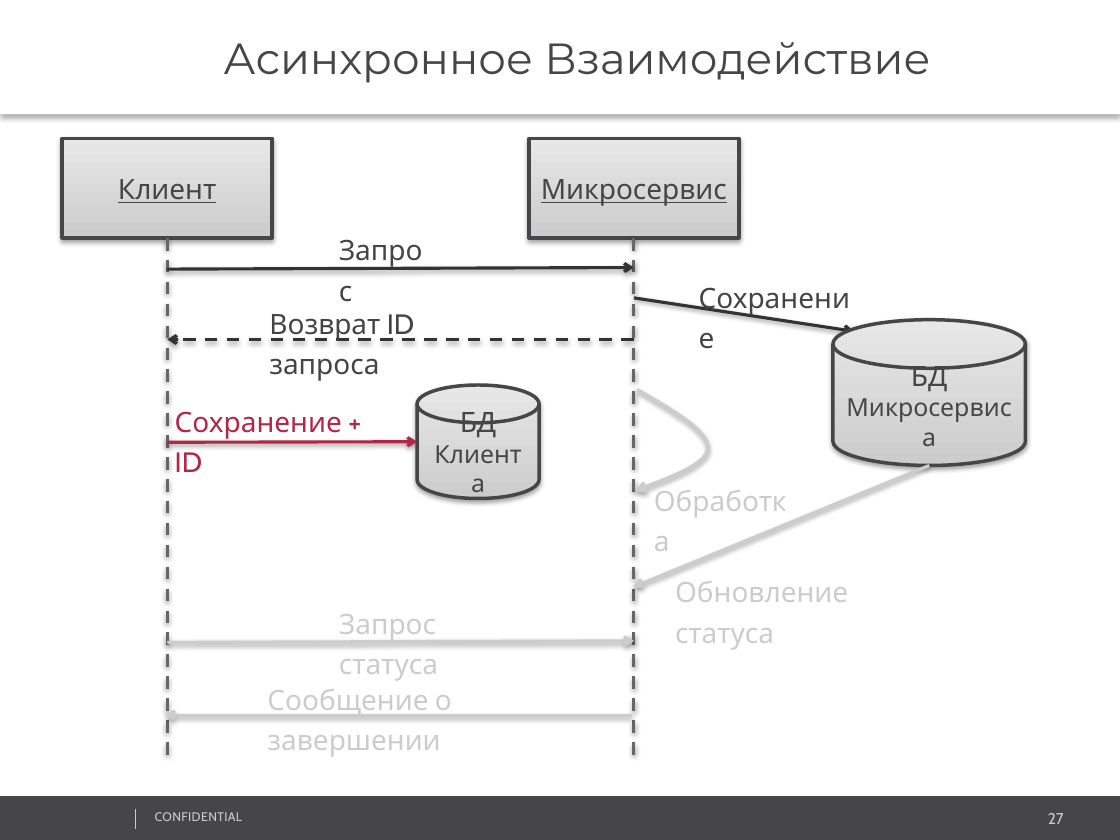
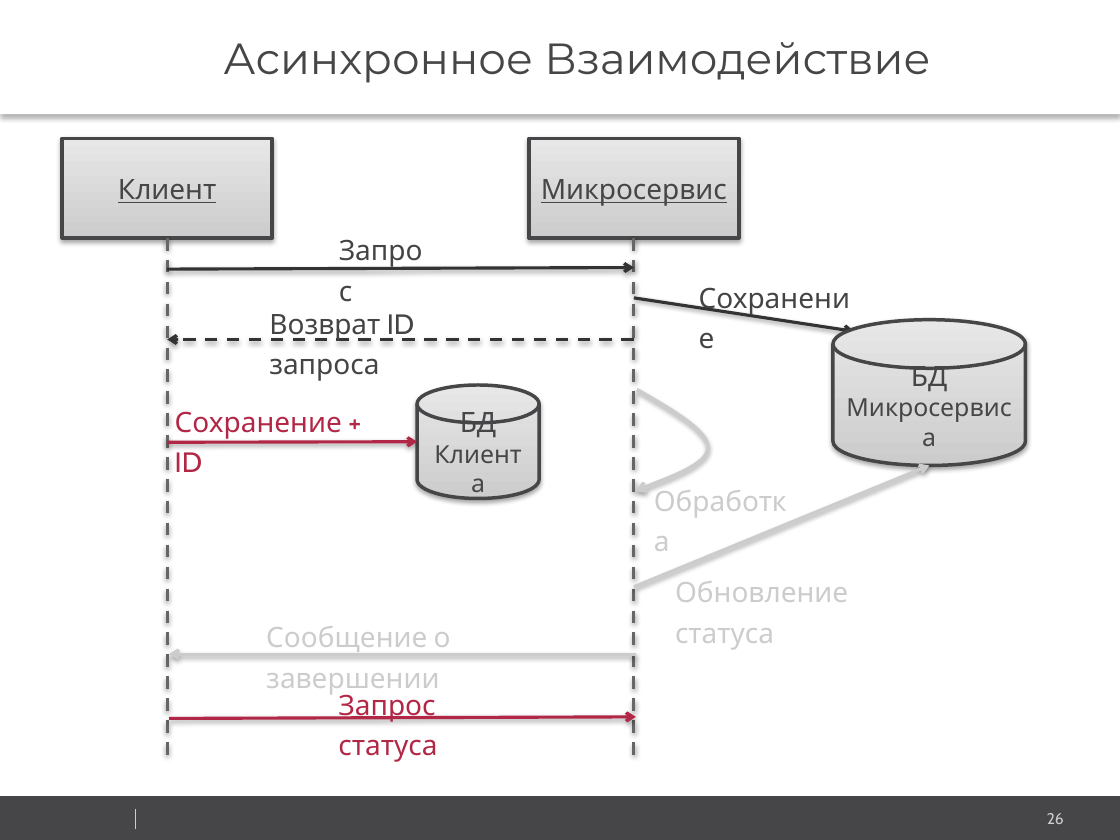
Before and after one commit to vitali-kviatkouski/personal, a slide deck: slide 26 of Microservices_Template.pptx (slide 27 before the commit). Drawn at 1120x840 pixels with LibreOffice and Linux fonts; fonts in the diff are those of the drawing; background and template pictures are left out. Boxes give left, top, right and bottom in pixels: in the first picture for what was removed or moved away, otherwise in the second. Text is boxed around its words. In the diff, an @@ line names an element or a change of style, - is before the commit and + after.

```diff
--- a/Microservices_Template.pptx
+++ b/Microservices_Template.pptx
@@ arrow (634, 587) - (930, 466): arrowheads changed @@
@@ text "Сообщение о завершении": place and size @@
-text "Сообщение о завершении" at bbox=[267, 689, 452, 756]
+text "Сообщение о завершении" at bbox=[266, 626, 451, 695]
@@ arrow moved from (167, 643) - (634, 641) to (636, 654) - (169, 654) @@
@@ text "Запрос статуса": place and size @@
-text "Запрос статуса" at bbox=[339, 614, 438, 680]
+text "Запрос статуса" at bbox=[338, 694, 437, 762]
@@ text "Запрос статуса" at bbox=[338, 694, 437, 762]: text colour #CCCCCC to #B22746 @@
@@ arrow moved from (632, 716) - (166, 716) to (169, 718) - (636, 717) @@
@@ arrow (169, 718) - (636, 717): stroke #CCCCCC 2 pt to #B22746 2 pt @@
@@ text removed at bbox=[155, 812, 242, 821] @@
-CONFIDENTIAL
@@ page number at bbox=[1047, 813, 1064, 824]: text changed @@
-27
+26
```
Also in this commit, not shown: 41 other slides changed, 1 slide removed.
